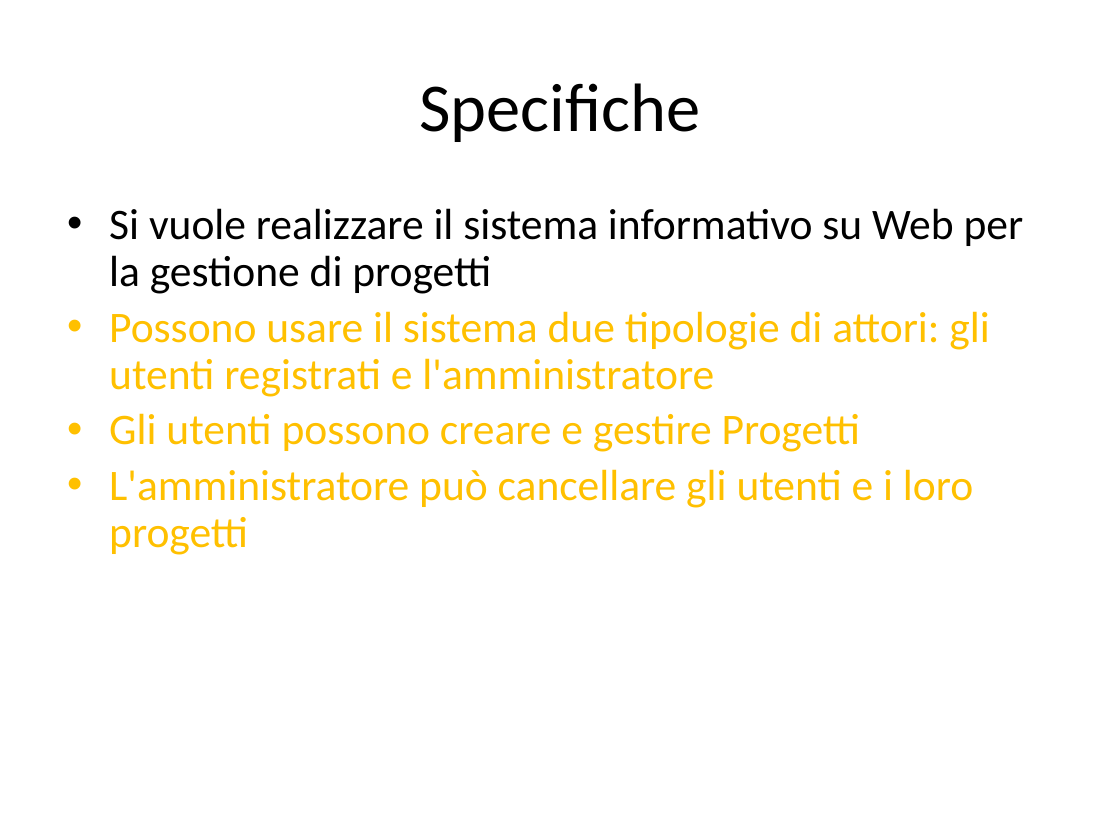
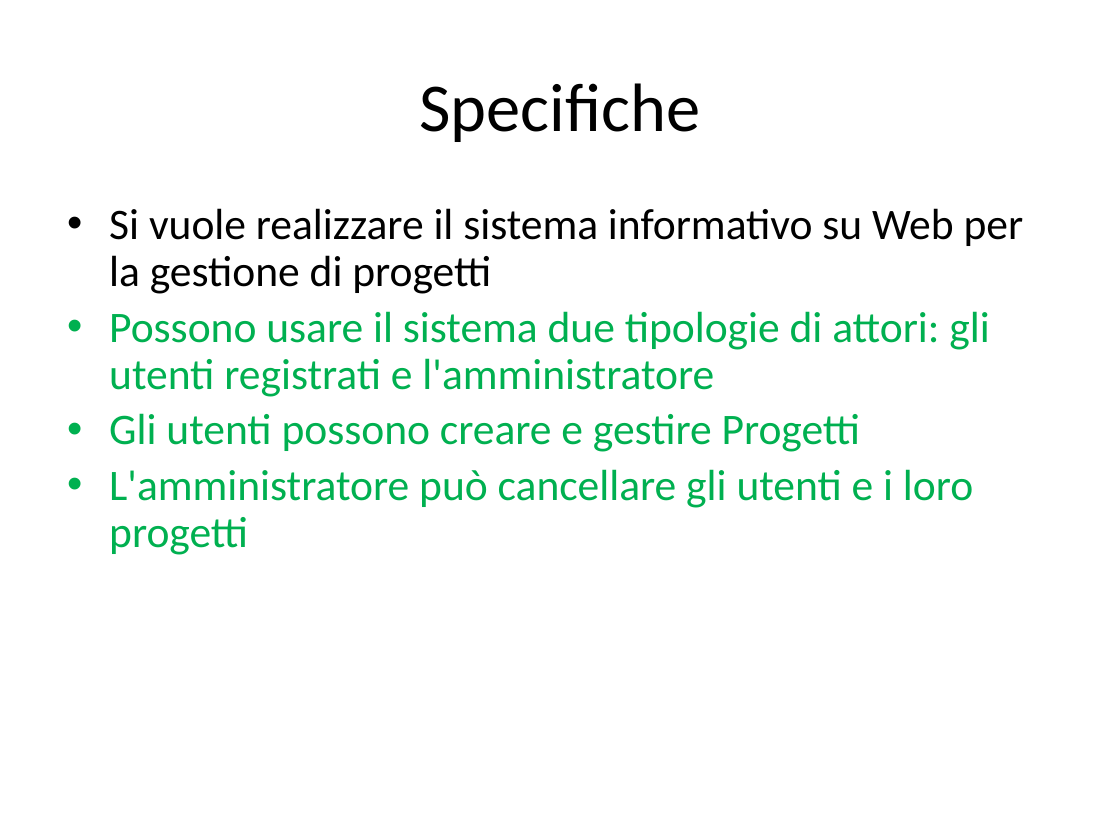
Before and after one commit to JohnnyWalkerRed/SIW-ProjectManager, a slide deck: slide 2 of Direttive progetto e class diagram/siw-progetto-giugno-2020.pptx. Drawn at 1120x840 pixels with LibreOffice and Linux fonts; fonts in the diff are those of the drawing. Boxes give left, top, right and bottom in pixels: in the first picture for what was removed or moved away, otherwise in the second. Text is boxed around its words. In the diff, an @@ line names an element or a change of style, - is before the commit and + after.

```diff
--- a/Direttive progetto e class diagram/siw-progetto-giugno-2020.pptx
+++ b/Direttive progetto e class diagram/siw-progetto-giugno-2020.pptx
@@ text at [109, 311, 989, 555]: text colour #FFC000 to #00B050 in "Possono usare il sistema due tipologie di ...", "Gli utenti possono creare e gestire Progetti", "L'amministratore può cancellare gli utenti e i ..." @@
```
Also in this commit, not shown: 5 other slides changed, 2 other files.
